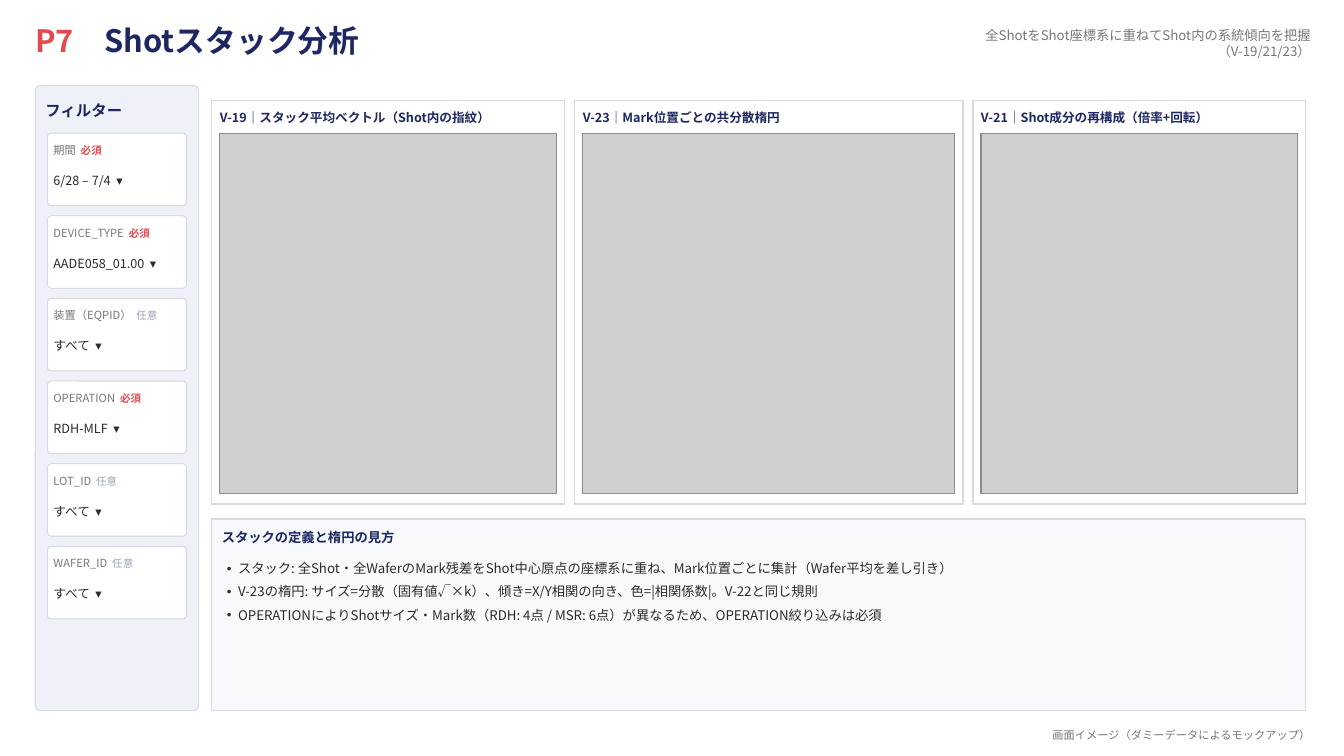
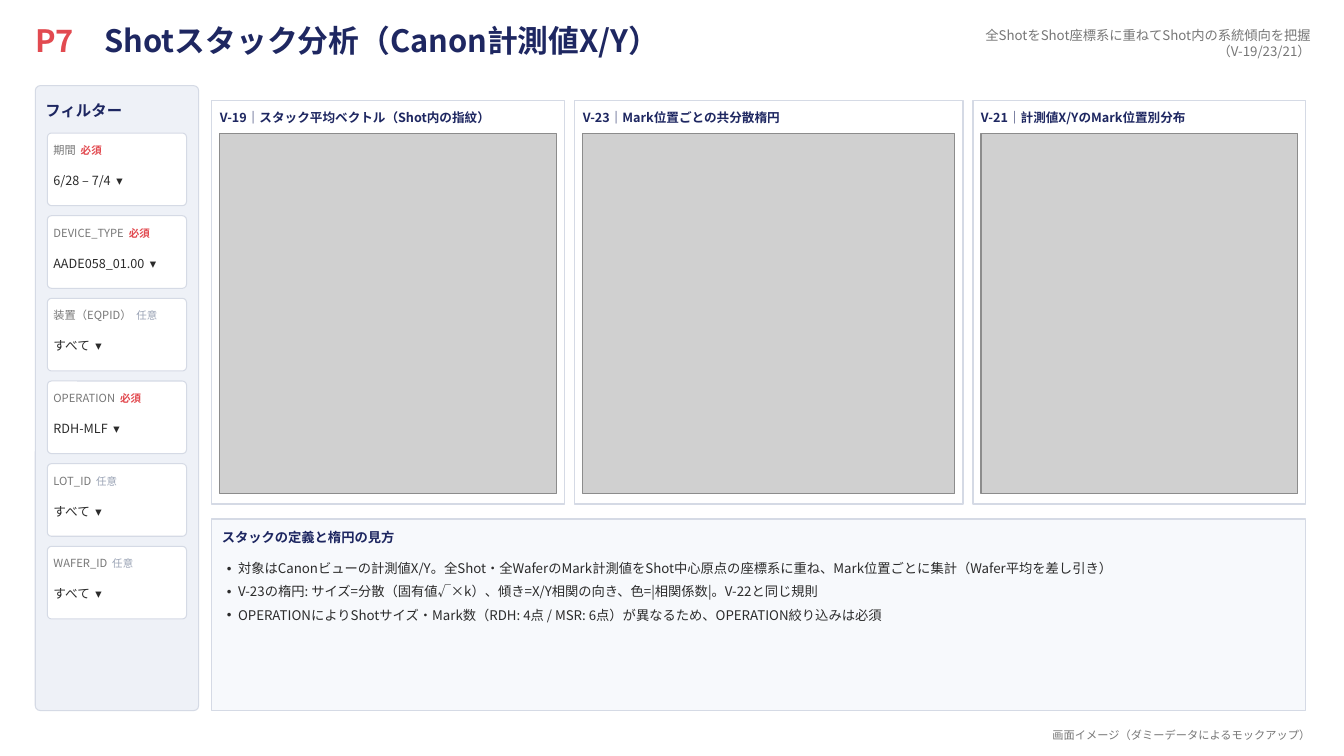
Before and after one commit to rsakamoto-0824/PowerBI_LithoBooster_DashBoard, a slide deck: slide 8 of dashboard_mockup.pptx. Drawn at 1344x756 pixels with LibreOffice and Linux fonts; fonts in the diff are those of the drawing; grey boxes stand for pictures. Boxes give left, top, right and bottom in pixels: in the first picture for what was removed or moved away, otherwise in the second. Text is boxed around its words. In the diff, an @@ line names an element or a change of style, - is before the commit and + after.

```diff
--- a/dashboard_mockup.pptx
+++ b/dashboard_mockup.pptx
@@ text at <box>35,25,660,58</box>: text changed @@
-P7 Shotスタック分析
+P7 Shotスタック分析（Canon計測値X/Y）
@@ text at <box>985,29,1311,58</box>: text changed @@
-全ShotをShot座標系に重ねてShot内の系統傾向を把握（V-19/21/23）
+全ShotをShot座標系に重ねてShot内の系統傾向を把握（V-19/23/21）
@@ text at <box>981,111,1186,125</box>: text changed @@
-V-21｜Shot成分の再構成（倍率+回転）
+V-21｜計測値X/YのMark位置別分布
@@ text at <box>238,562,1112,576</box>: text changed @@
-• スタック: 全Shot・全WaferのMark残差をShot中心原点の座標系に重ね、Mark位置ごとに集計（Wafer平均を差し引き）
+• 対象はCanonビューの計測値X/Y。全Shot・全WaferのMark計測値をShot中心原点の座標系に重ね、Mark位置ごとに集計（Wafer平均を差し引き）
```
Also in this commit, not shown: 7 other slides changed, 4 other files.
